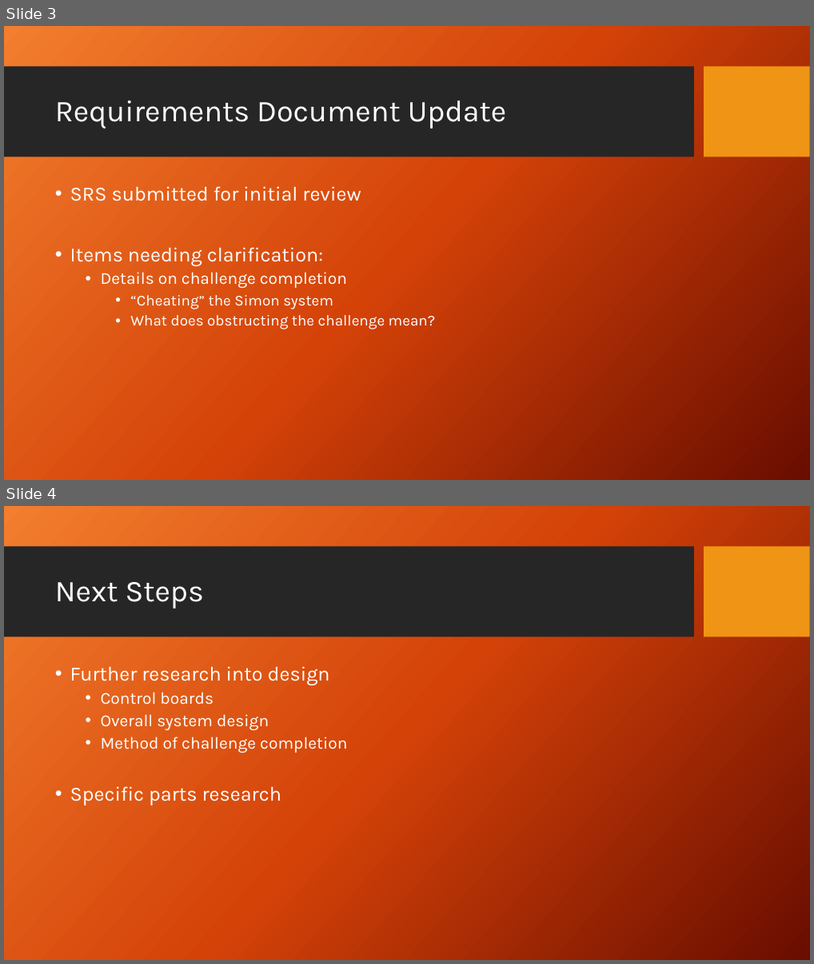
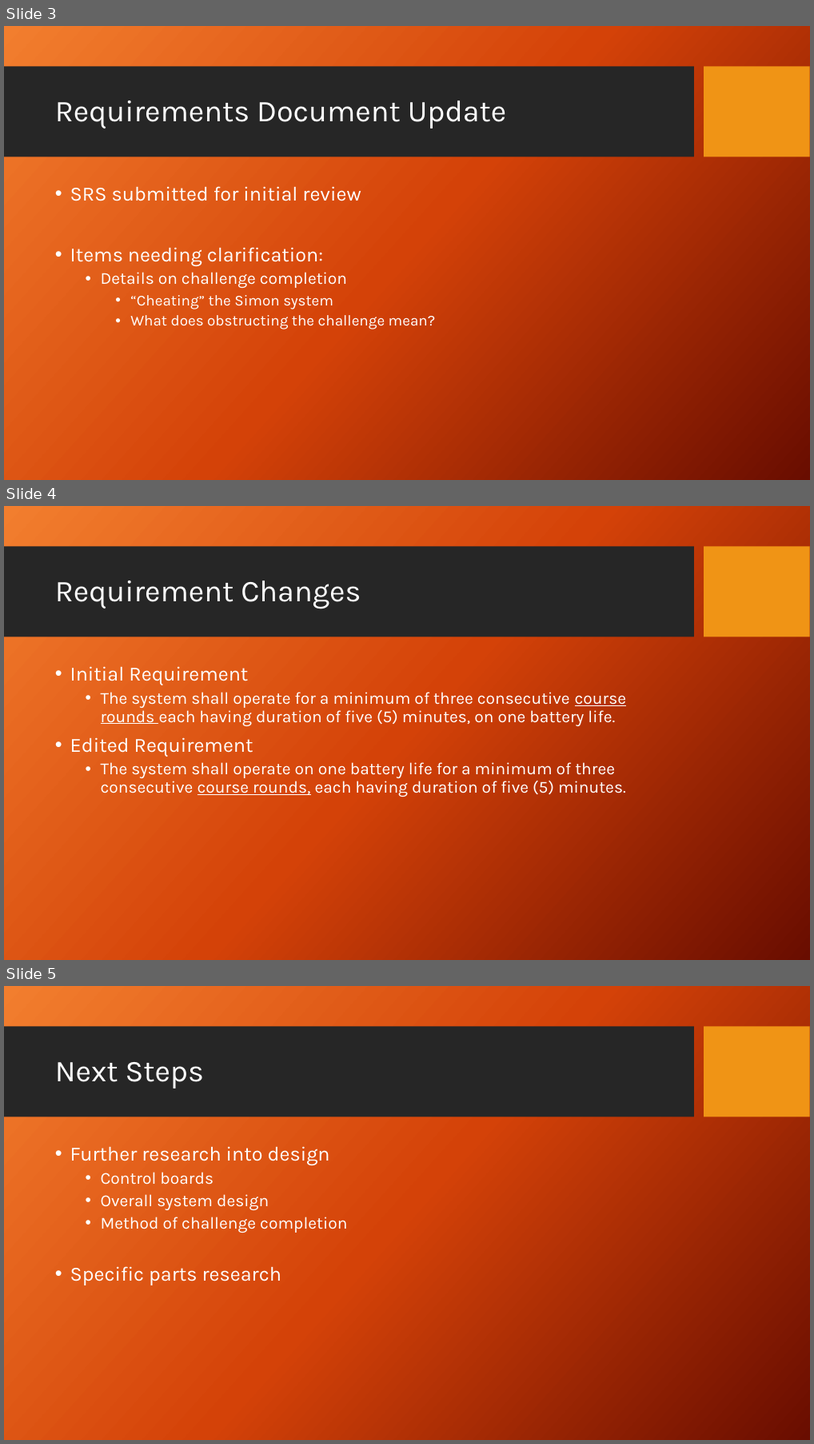
Before and after one commit to powellb1/CapStone, a slide deck: Documentation/Class Presentations/Are We There Yet Progress Report 2.pptx. Shown one above the other, each under a label of ours: slides 3 and 4 before the commit, slides 3, 4 and 5 after it. The pictures are 814x964 and 814x1444 pixels, drawn with LibreOffice and Linux fonts; fonts in the diff are those of the drawing; background and template pictures are left out. Boxes give left, top, right and bottom in pixels: in the first picture for what was removed or moved away, otherwise in the second. Text is boxed around its words. In the diff, an @@ line names an element or a change of style, - is before the commit and + after.

Commit message:
Added Requirement Changes slide
just added a slide to show how we change one of the requirements.

```diff
--- a/Documentation/Class Presentations/Are We There Yet Progress Report 2.pptx
+++ b/Documentation/Class Presentations/Are We There Yet Progress Report 2.pptx
@@ slide 4 added at bbox=[4, 506, 810, 960], background picture (left out); not listed: 2 template elements that a slide beside it also shows @@
@@ title added at bbox=[55, 580, 361, 608], 36 pt, text #FFFFFF @@
+Requirement Changes
@@ text added at bbox=[70, 666, 627, 796], 20 pt, text #FFFFFF @@
+• Initial Requirement
+  • The system shall operate for a minimum of three consecutive course rounds each having duration of five (5) minutes, on one battery life.
+• Edited Requirement
+  • The system shall operate on one battery life for a minimum of three consecutive course rounds, each having duration of five (5) minutes.
@@ what was slide 4 is now slide 5 @@
```
